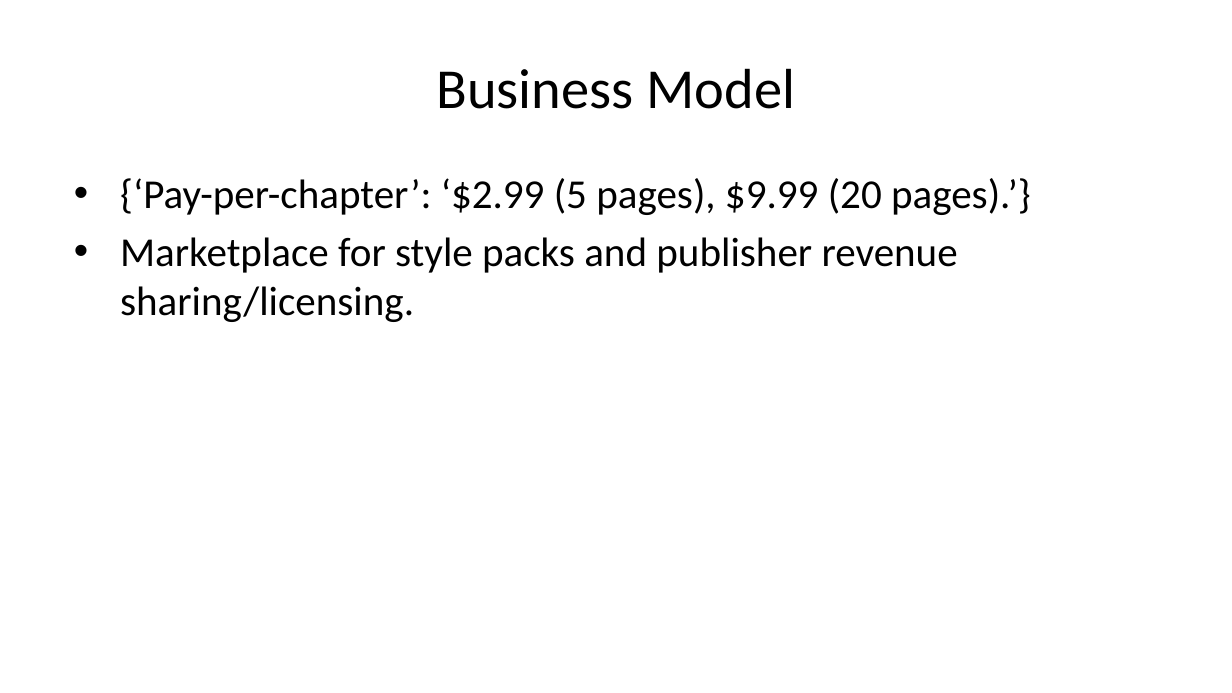
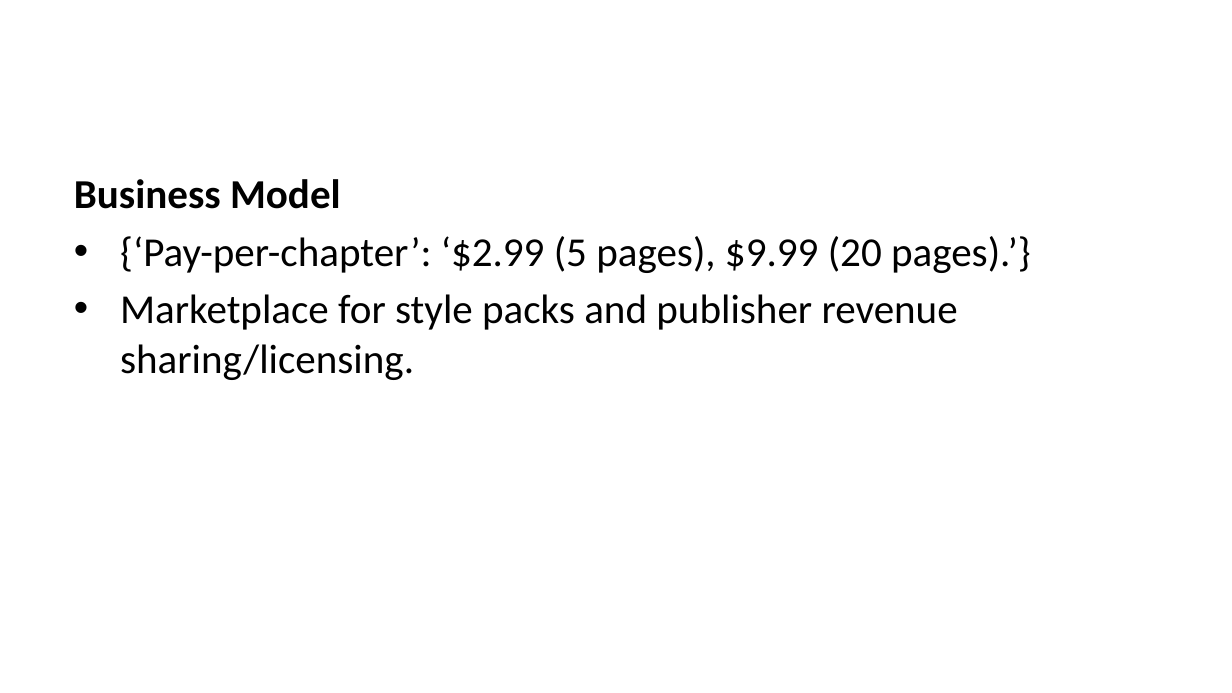
Before and after one commit to comics-factory/pitch-deck, a slide deck: slide 9 of dist/ai-storybook-investor.pptx (slide 6 before the commit). Drawn at 1232x693 pixels with LibreOffice and Linux fonts; fonts in the diff are those of the drawing. Boxes give left, top, right and bottom in pixels: in the first picture for what was removed or moved away, otherwise in the second. Text is boxed around its words. In the diff, an @@ line names an element or a change of style, - is before the commit and + after.

```diff
--- a/dist/ai-storybook-investor.pptx
+++ b/dist/ai-storybook-investor.pptx
@@ title removed at bbox=[437, 68, 795, 109] @@
-Business Model
@@ text at bbox=[74, 179, 341, 209]: paragraph added @@
+Business Model
```
Also in this commit, not shown: 8 other slides changed, 4 slides added, 2 slides removed, 36 other files.
